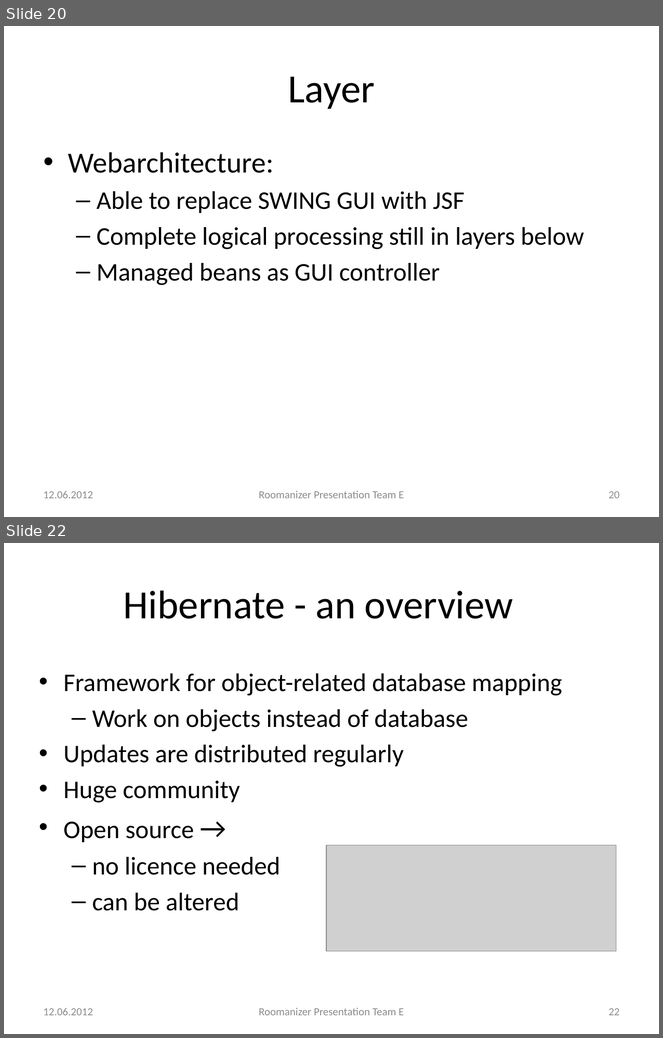
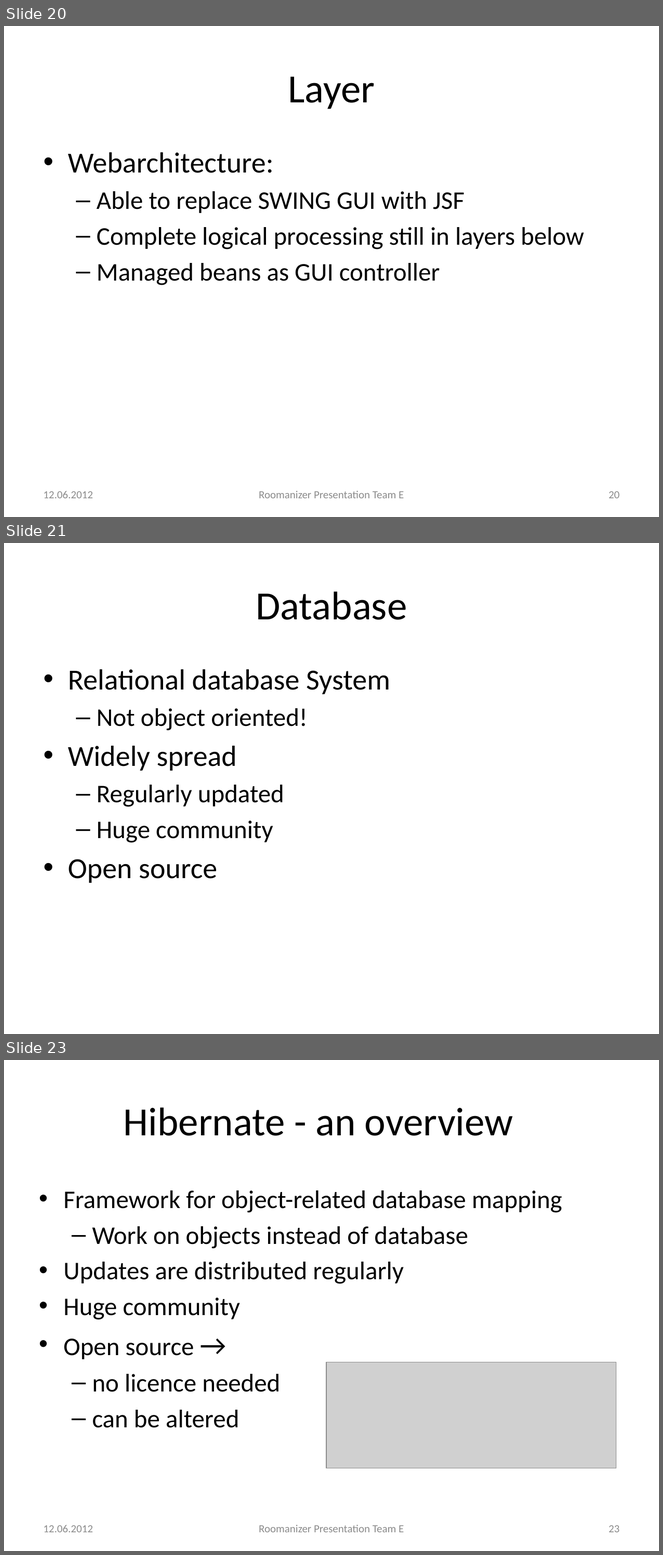
Before and after one commit to markusmo/HotelSoftware, a slide deck: Documentation/Praesentation/PresentationRoomanizer.pptx. Shown one above the other, each under a label of ours: slides 20 and 22 before the commit, slides 20, 21 and 23 after it; the slides between them are not shown. The pictures are 663x1038 and 663x1555 pixels, drawn with LibreOffice and Linux fonts; fonts in the diff are those of the drawing; grey boxes stand for pictures. Boxes give left, top, right and bottom in pixels: in the first picture for what was removed or moved away, otherwise in the second. Text is boxed around its words. In the diff, an @@ line names an element or a change of style, - is before the commit and + after.

```diff
--- a/Documentation/Praesentation/PresentationRoomanizer.pptx
+++ b/Documentation/Praesentation/PresentationRoomanizer.pptx
@@ slide 21 added at bbox=[4, 543, 659, 1034], background #FFFFFF @@
@@ title added at bbox=[256, 591, 407, 620], 44 pt, text #000000 @@
+Database
@@ text added at bbox=[68, 669, 390, 883], 28 pt, text #000000 @@
+• Relational database System
+  – Not object oriented!
+• Widely spread
+  – Regularly updated
+  – Huge community
+• Open source
@@ what was slide 22 is now slide 23 @@
@@ page number at bbox=[609, 1525, 620, 1533]: text changed @@
-22
+23
```
Also in this commit, not shown: 1 other slide added, 1 slide removed.
